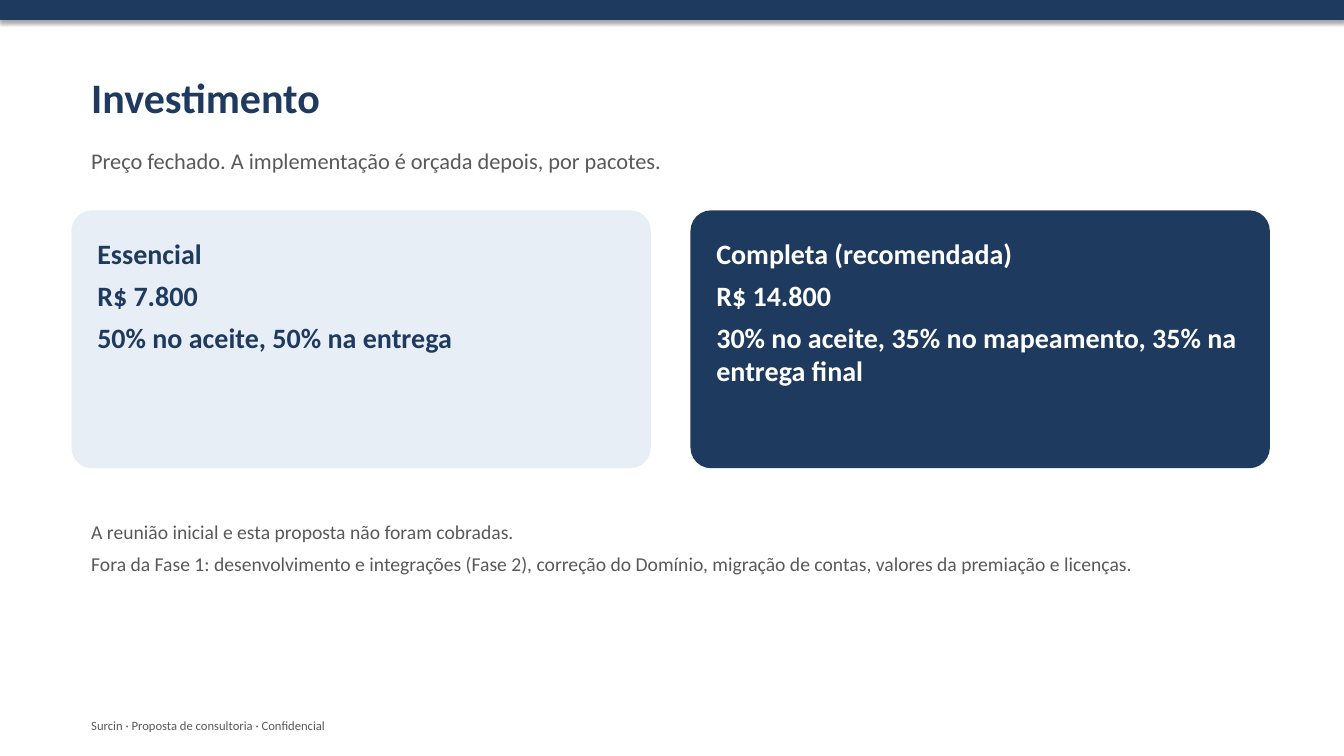
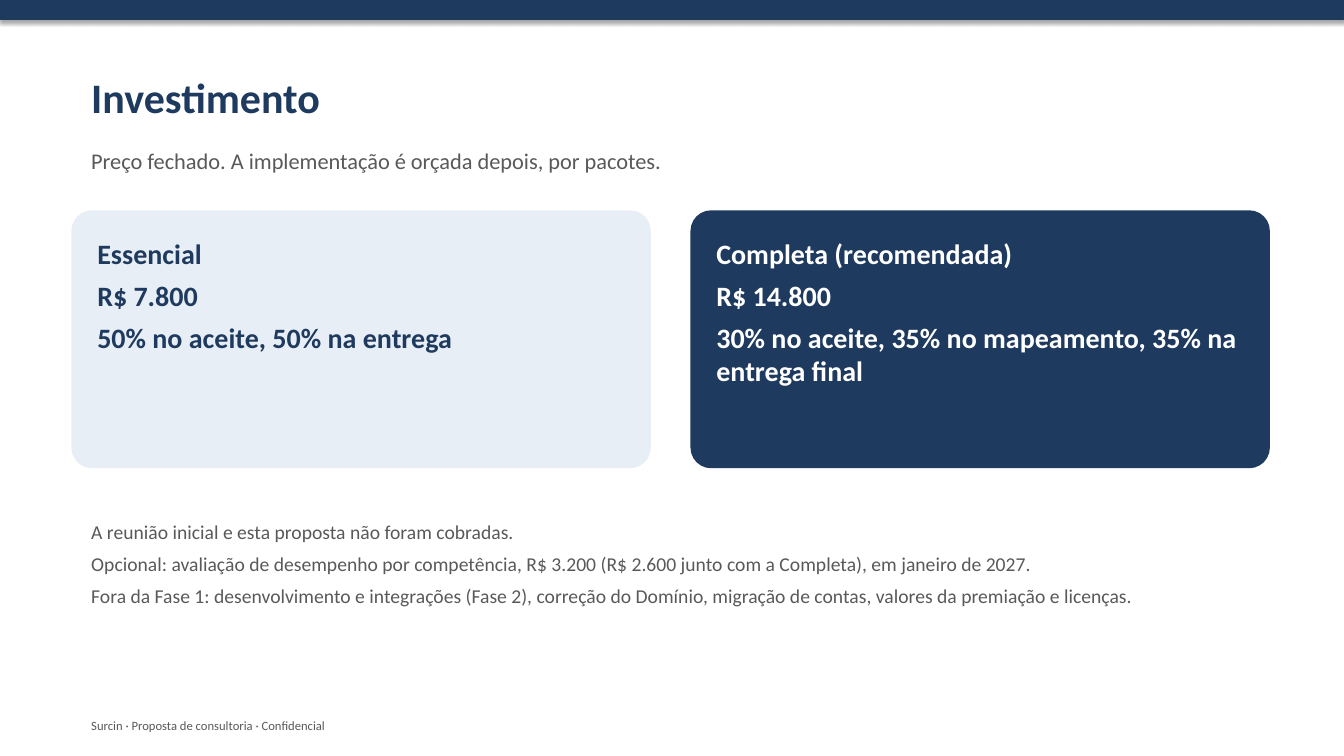
Before and after one commit to rromao-DS/Sourcin-Consultoria, a slide deck: slide 9 of proposta-surcin/06-apresentacao-proposta.pptx. Drawn at 1344x756 pixels with LibreOffice and Linux fonts; fonts in the diff are those of the drawing. Boxes give left, top, right and bottom in pixels: in the first picture for what was removed or moved away, otherwise in the second. Text is boxed around its words. In the diff, an @@ line names an element or a change of style, - is before the commit and + after.

```diff
--- a/proposta-surcin/06-apresentacao-proposta.pptx
+++ b/proposta-surcin/06-apresentacao-proposta.pptx
@@ text at bbox=[91, 557, 1031, 575]: paragraph added @@
+Opcional: avaliação de desempenho por competência, R$ 3.200 (R$ 2.600 junto com a Completa), em janeiro de 2027.
```
Also in this commit, not shown: 7 other files.
